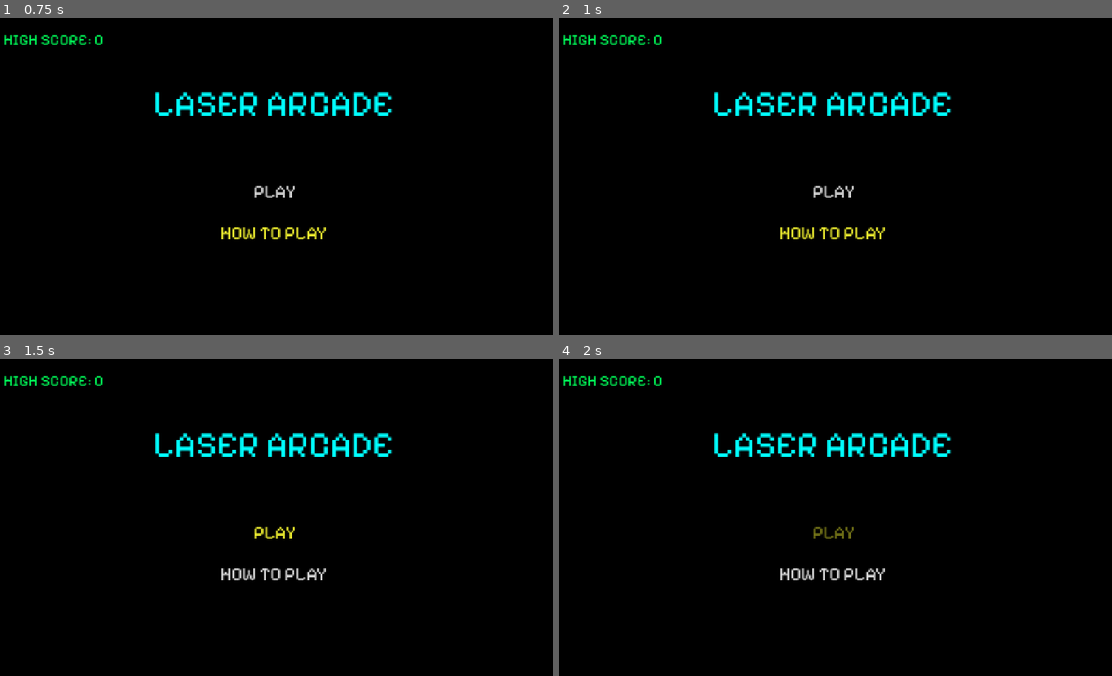
Above: before the commit, frames 1-4 (two rows, left to right).
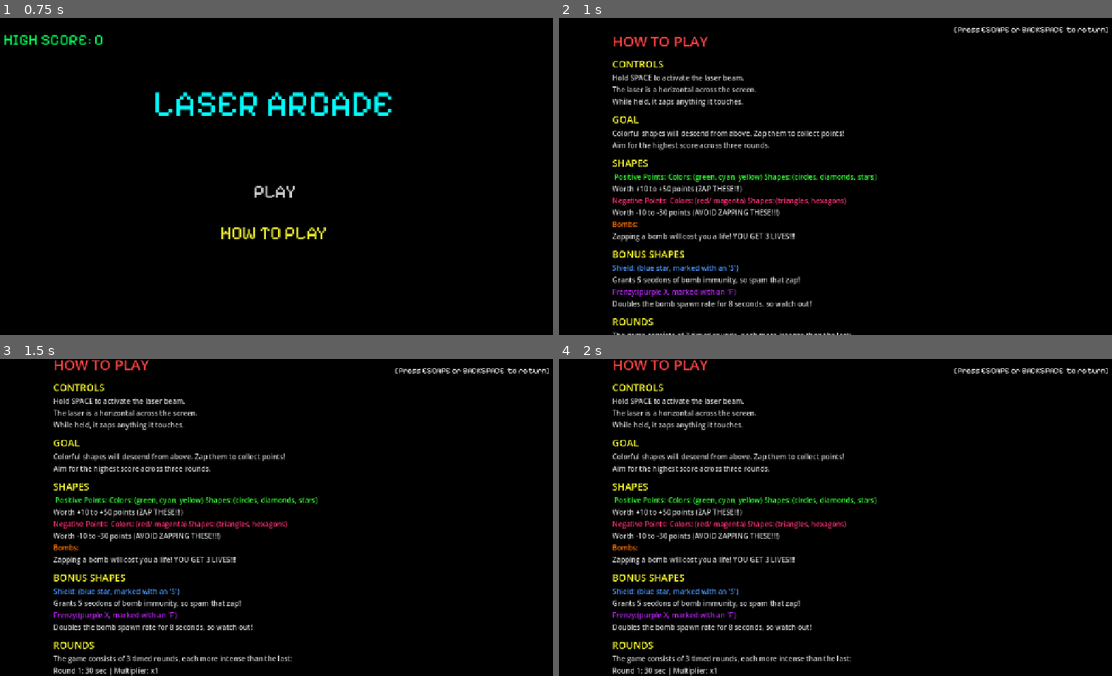
Above: after the commit, the same moments.

Repository: Tortiz-CSUF/laser-arcade-game
Game: Godot game, scene res://Scenes/title_screen.tscn
Two runs of this game, one before a commit and one after it. Both use one fixed random seed, a clock stepped at 60 frames per second and the inputs below. Before the commit the project has no main scene; this scene is started directly in both runs.
Inputs:
- Up to frame 1 (0.75 s): tap Enter (ui_accept) at 0.5 s; hold Up (ui_up) from 0.53 s (still down)
- Up to frame 2 (1 s): keep holding Up (ui_up); tap Enter (ui_accept) at 0.77 s
- Up to frame 3 (1.5 s): release Up (ui_up) at 1.28 s; hold S (ui_down) from 1.28 s (still down)
- Up to frame 4 (2 s): keep holding S (ui_down); tap Enter (ui_accept) at 1.52 s

Frame 1 is identical in both runs. In frame 2, 8.8% of the frame differs, in the area x 0-100%, y 2-100%; in frame 3, 9.3%, in the area x 0-100%, y 0-100%; in frame 4, 9.3%.

Commit message:
laser-arcade_Interm_06
- Instructions page populated and working with correct hooks.

Diff:
--- a/Scenes/instructions.tscn
+++ b/Scenes/instructions.tscn
@@ -18,12 +18,15 @@
 offset_top = 30.0
 offset_right = 1140.0
 offset_bottom = 650.0
+alignment = 1
 
 [node name="Back" type="Label" parent="." unique_id=1515711565]
 layout_mode = 0
-offset_top = 680.0
-offset_right = 1280.0
-offset_bottom = 710.0
+offset_left = -11.0
+offset_top = 15.0
+offset_right = 1269.0
+offset_bottom = 45.0
 theme_override_fonts/font = ExtResource("2_5doqj")
+theme_override_font_sizes/font_size = 18
 text = "[Press ESCAPE or BACKSPACE  to return] "
-horizontal_alignment = 1
+horizontal_alignment = 2
--- a/Scripts/instructions.gd
+++ b/Scripts/instructions.gd
@@ -25,7 +25,7 @@
 
 
 func _ready() -> void:
-	pass # Replace with function body.
+	_build_instructions()
 
 func _build_instructions() -> void:
 	## All instruction info will go here
@@ -58,12 +58,28 @@
 	_add_spacer(6)
 
 	# Bonus Shapes
-	_add_heading("BONUS SHAPES")
+	_add_heading("BONUS SHAPES", SUBHEAD_COLOR, 22)
+	_add_line("Shield: (blue star, marked with an 'S')", SHIELD_COLOR)
+	_add_line("		Grants 5 secdons of bomb immunity, so spam that zap!")
+	_add_line("Frenzy:(purple X, marked with an 'F')", FRENZY_COLOR)
+	_add_line("		Doubles the bomb spawn rate for 8 seconds, so watch out!")
+	_add_spacer(6)
 
+	# Rounds
+	_add_heading("ROUNDS", SUBHEAD_COLOR, 22)
+	_add_line("The game consists of 3 timed rounds, each more intense than the last:")
+	_add_line("		Round 1: 30 sec | Multiplier: x1")
+	_add_line("		Round 2: 45 sec | Multiplier: x2")
+	_add_line("		Round 3: 60 sec | Multiplier: x3")
+	_add_line("More shapes, higher speeds, and plenty of bombs to add to the chaos after each round.")
+	_add_spacer(6)
 
-
-
-
+	# Scoring and Lives
+	_add_heading("LIVES & SCORING", SUBHEAD_COLOR, 22)
+	_add_line("You will start each game with 3 lives (shown as hearts).")
+	_add_line("Lose all 3 lives and it's game over for you!")
+	_add_line("Points will be multiplied based on the round number.")
+	_add_line("Try and beat the highscore!")
 
 # Input
 func _unhandled_input(event: InputEvent) -> void:
--- a/Scripts/title_screen.gd
+++ b/Scripts/title_screen.gd
@@ -80,4 +80,4 @@
 		0:
 			get_tree().change_scene_to_file("[INSERT LEVEL PATH HERE]")
 		1:
-			get_tree().change_scene_to_file("[INSERT INSTRUCTIONS SCCENE PATH HERE]")
+			get_tree().change_scene_to_file("res://Scenes/instructions.tscn")
--- a/project.godot
+++ b/project.godot
@@ -11,6 +11,7 @@
 [application]
 
 config/name="Laser Arcade Game"
+run/main_scene="uid://binvubmi7kok7"
 config/features=PackedStringArray("4.6", "Forward Plus")
 config/icon="res://icon.svg"
 
